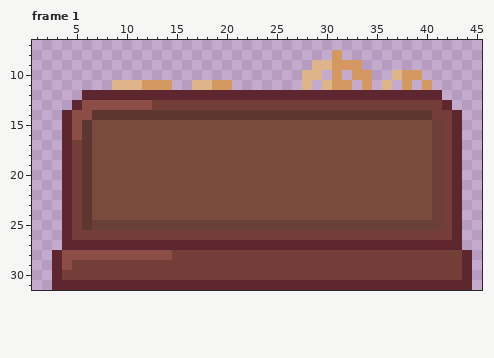
Pixel-art file -- GMTK-2024/Assets/Assets/Sprites/Clock/Clock.aseprite. That is the earlier state.
48x32 pixels, 1 frame. Shown: frame 1: x 1..45, y 7..31. The commit also changed other frames, which this record leaves out.
New version:
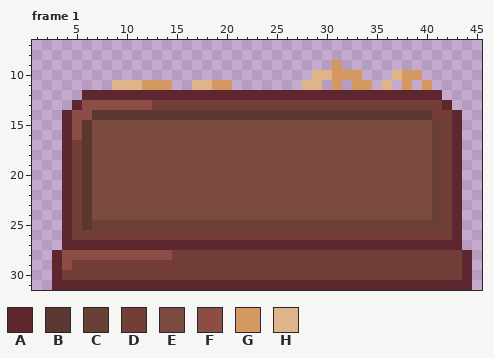
Palette (. is transparent): A #5e262f  B #5b372f  C #6a4036  D #723e37  E #7b4a3f  F #8c4d46  G #d49861  H #deb48a
Changes in this commit:
Changed rows in their new state; - is an unchanged pixel.
Frame 1, layer "Layer 2":
first column x 28:
 8 ---.---
 9 -..-..-
10 .-H-G-.
11 -H.-.G-
